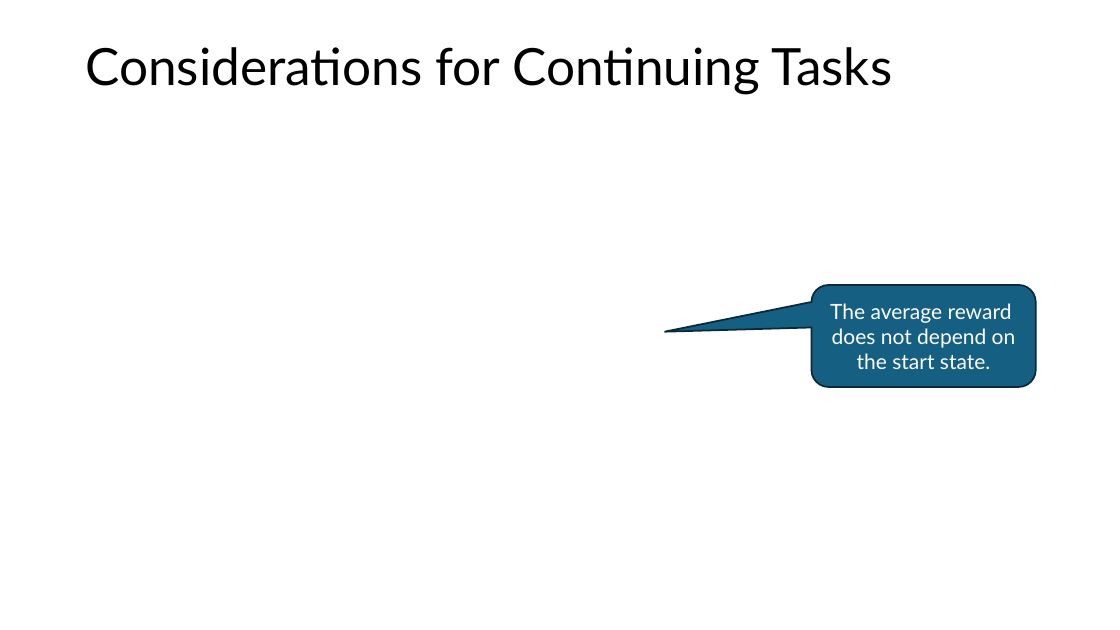
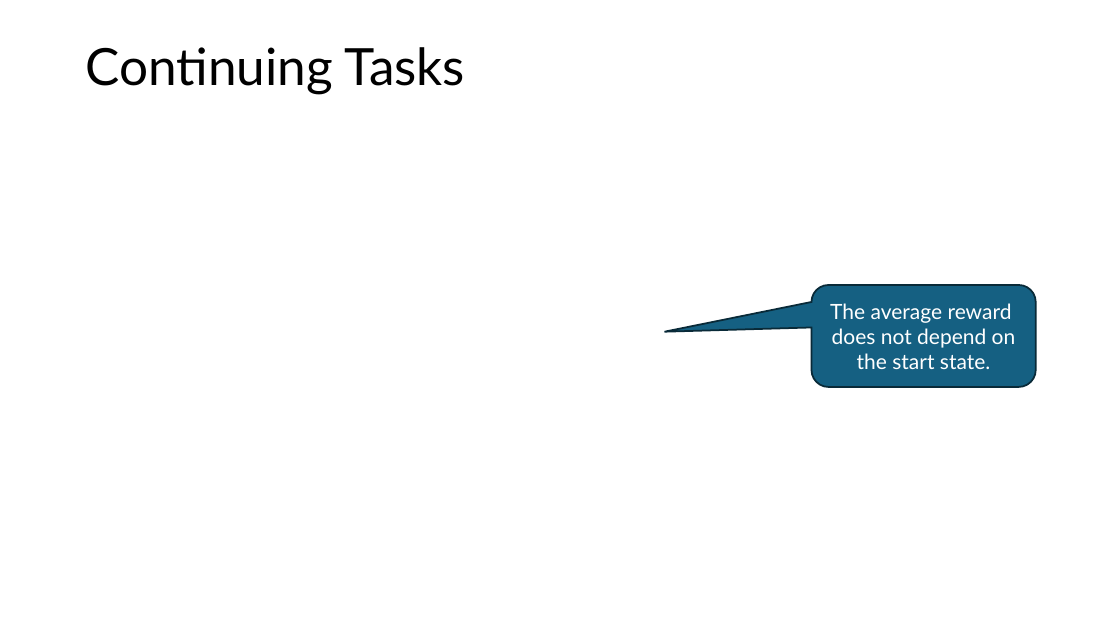
Before and after one commit to mhahsler/Introduction_to_Reinforcement_Learning, a slide deck: slide 41 of slides/Lecture_Chapter09.pptx (slide 39 before the commit). Drawn at 1120x630 pixels with LibreOffice and Linux fonts; fonts in the diff are those of the drawing; grey boxes stand for pictures. Boxes give left, top, right and bottom in pixels: in the first picture for what was removed or moved away, otherwise in the second. Text is boxed around its words. In the diff, an @@ line names an element or a change of style, - is before the commit and + after.

```diff
--- a/slides/Lecture_Chapter09.pptx
+++ b/slides/Lecture_Chapter09.pptx
@@ title at bbox=[85, 47, 466, 94]: text changed @@
-Considerations for Continuing Tasks
+Continuing Tasks
```
Also in this commit, not shown: 11 other slides changed, 2 slides added, 3 other files.
